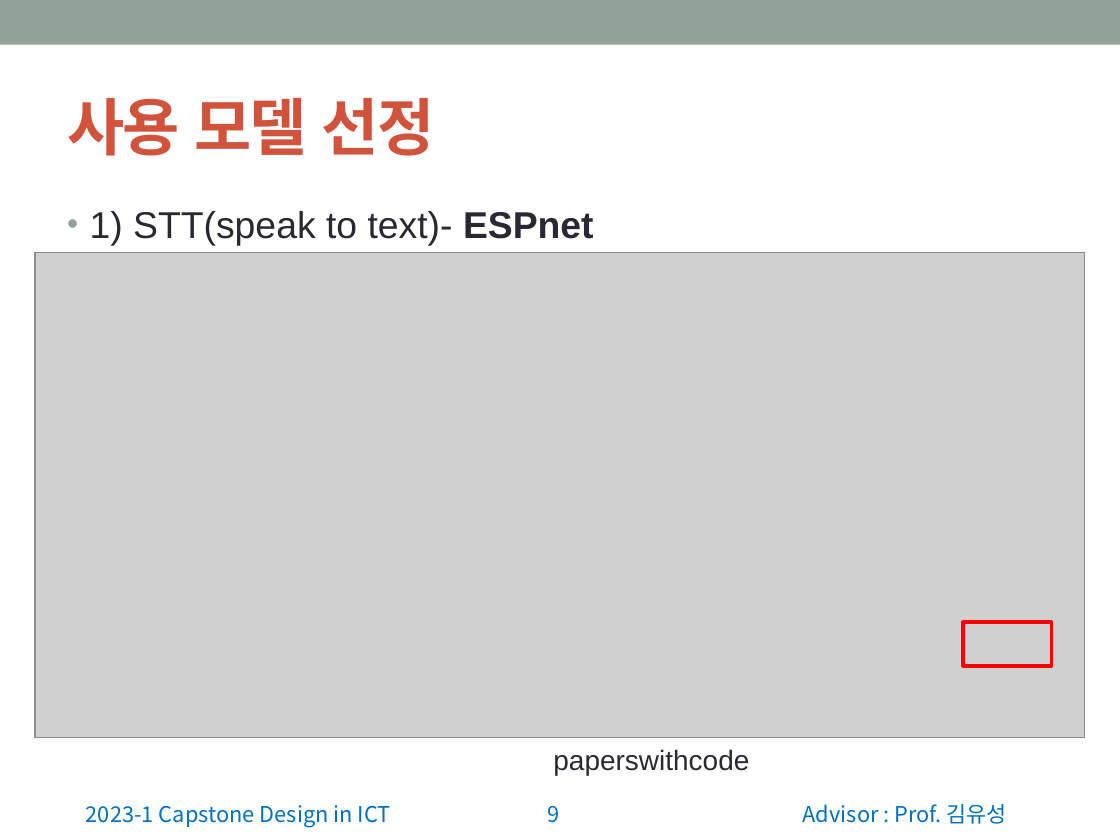
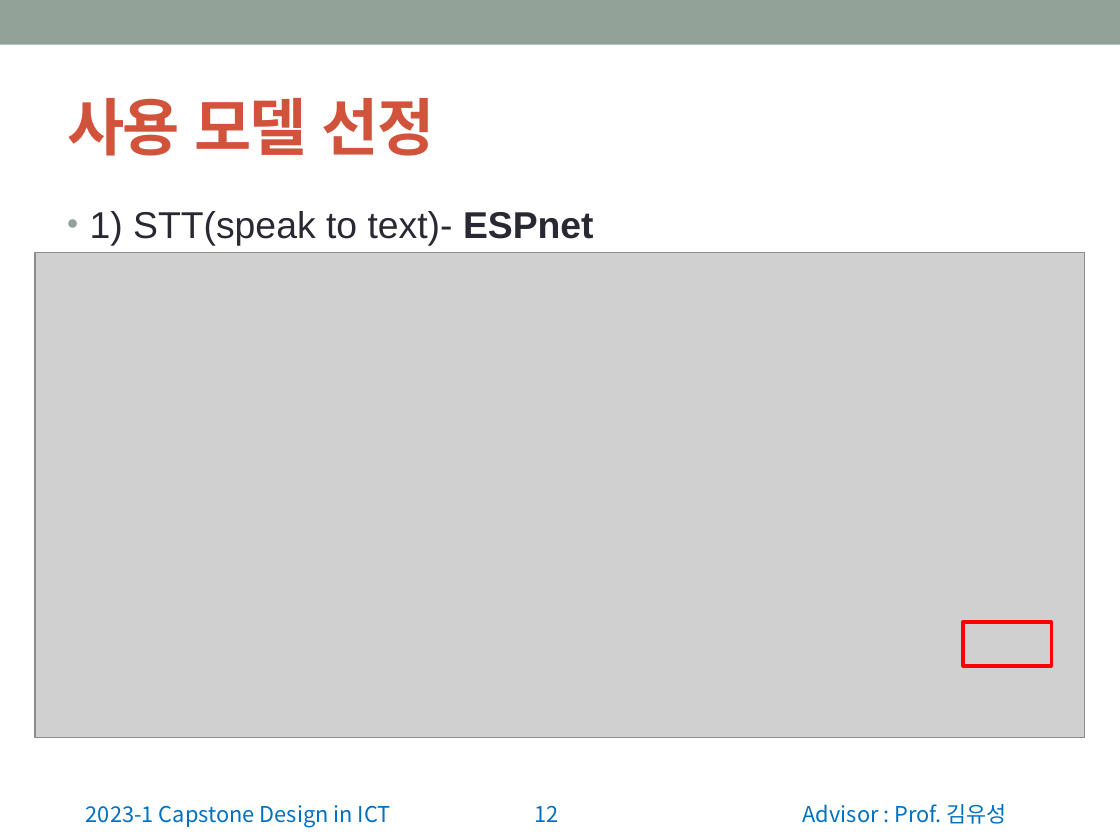
Before and after one commit to wonchul98/audio-to-summary, a slide deck: slide 12 of ppt/0403_2조_주제 발표.pptx (slide 9 before the commit). Drawn at 1120x840 pixels with LibreOffice and Linux fonts; fonts in the diff are those of the drawing; grey boxes stand for pictures. Boxes give left, top, right and bottom in pixels: in the first picture for what was removed or moved away, otherwise in the second. Text is boxed around its words. In the diff, an @@ line names an element or a change of style, - is before the commit and + after.

```diff
--- a/ppt/0403_2조_주제 발표.pptx
+++ b/ppt/0403_2조_주제 발표.pptx
@@ text removed at (553, 749, 749, 775) @@
-paperswithcode
@@ page number at (535, 805, 559, 822): text changed @@
-9
+12
```
Also in this commit, not shown: 3 other slides changed, 3 slides added.
